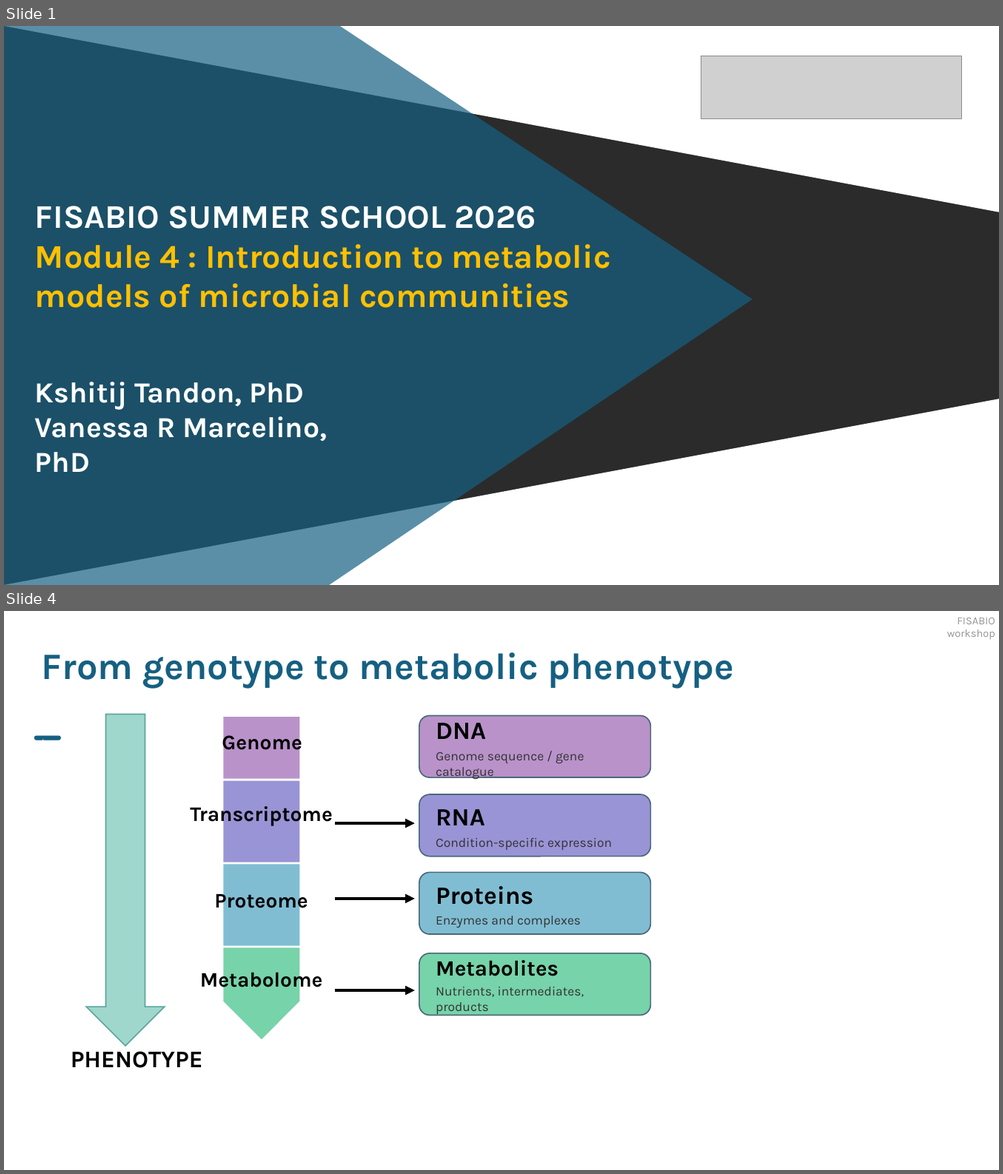
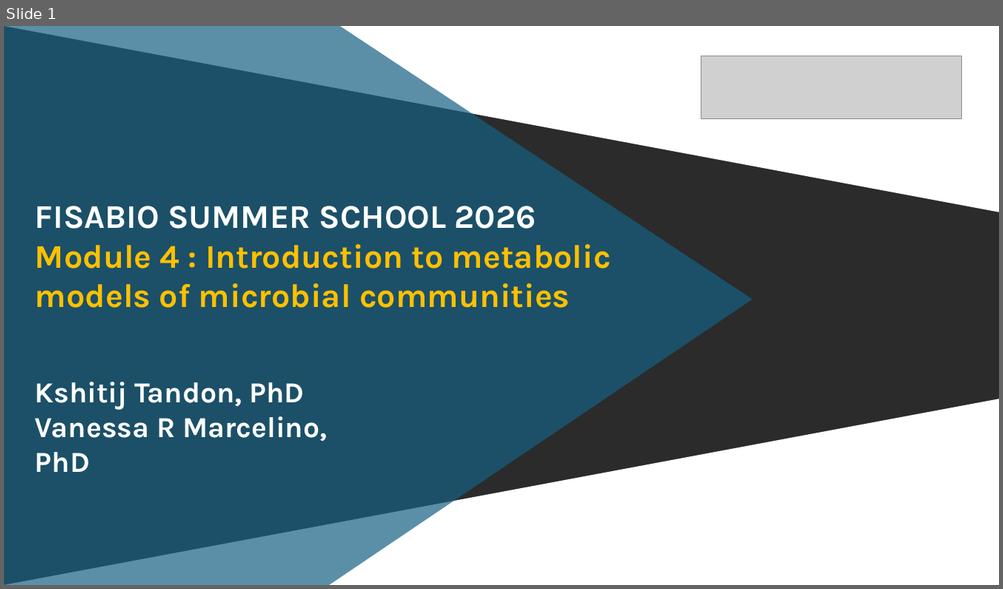
Before and after one commit to kshitijtandon/fisabio-gapseq-workshop, a slide deck: slides/FISABIO_workshop_v1.pptx. Shown one above the other, each under a label of ours: slides 1 and 4 before the commit, slide 1 after it; the slides between them are not shown. The pictures are 1003x1174 and 1003x589 pixels, drawn with LibreOffice and Linux fonts; fonts in the diff are those of the drawing; grey boxes stand for pictures; background and template pictures are left out; a plain dark background stands for a picture behind light text. Boxes give left, top, right and bottom in pixels: in the first picture for what was removed or moved away, otherwise in the second. Text is boxed around its words. In the diff, an @@ line names an element or a change of style, - is before the commit and + after.

```diff
--- a/slides/FISABIO_workshop_v1.pptx
+++ b/slides/FISABIO_workshop_v1.pptx
@@ slide 4 removed at bbox=[4, 611, 999, 1170], background #FFFFFF @@
@@ text removed at bbox=[947, 618, 995, 640] @@
-FISABIO workshop
@@ text removed at bbox=[42, 652, 733, 688] @@
-From genotype to metabolic phenotype
@@ down arrow removed at bbox=[86, 714, 165, 1046] @@
@@ pentagon arrow removed at bbox=[222, 716, 301, 846] @@
@@ rounded rectangle removed at bbox=[419, 715, 650, 777] @@
-DNA
-Genome sequence / gene catalogue
@@ text removed at bbox=[222, 730, 302, 755] @@
-Genome
@@ pentagon arrow removed at bbox=[222, 780, 301, 929] @@
@@ text removed at bbox=[190, 802, 333, 826] @@
-Transcriptome
@@ rounded rectangle removed at bbox=[419, 795, 650, 857] @@
-RNA
-Condition-specific expression
@@ arrow removed from (336, 823) to (415, 823) @@
@@ pentagon arrow removed at bbox=[222, 863, 301, 1013] @@
@@ rounded rectangle removed at bbox=[419, 873, 650, 935] @@
-Proteins
-Enzymes and complexes
@@ text removed at bbox=[214, 889, 307, 913] @@
-Proteome
@@ arrow removed from (336, 899) to (415, 899) @@
@@ pentagon arrow removed at bbox=[222, 947, 301, 1042] @@
@@ rounded rectangle removed at bbox=[419, 954, 650, 1015] @@
-Metabolites
-Nutrients, intermediates, products
@@ text removed at bbox=[200, 968, 323, 993] @@
-Metabolome
@@ arrow removed from (336, 991) to (415, 991) @@
@@ text removed at bbox=[71, 1046, 203, 1068] @@
-PHENOTYPE
```
Also in this commit, not shown: 5 slides changed, 4 slides added, 1 other slide removed, 6 other files.
